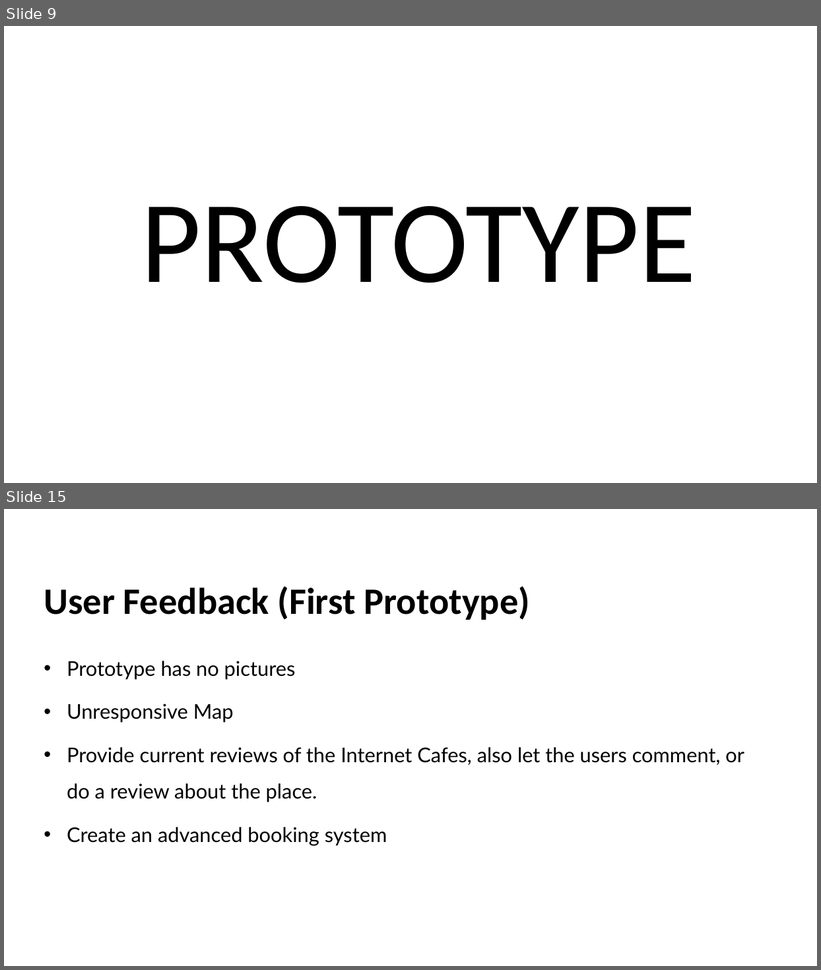
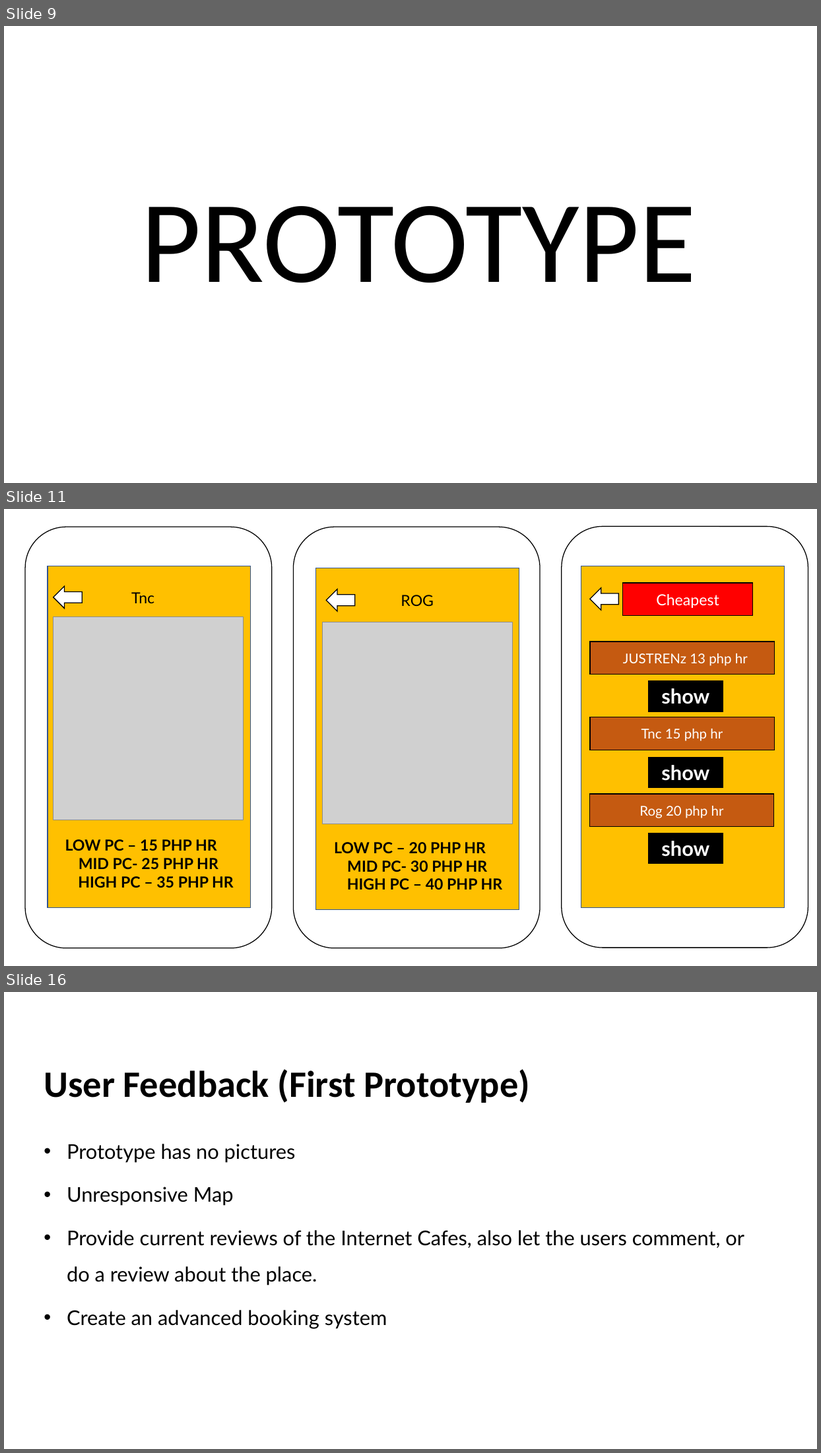
Before and after one commit to dbeler2/userdessf181-A1-dbeler2-jbermudo, a slide deck: userdes.pptx. Shown one above the other, each under a label of ours: slides 9 and 15 before the commit, slides 9, 11 and 16 after it; the slides between them are not shown. The pictures are 821x970 and 821x1453 pixels, drawn with LibreOffice and Linux fonts; fonts in the diff are those of the drawing; grey boxes stand for pictures. Boxes give left, top, right and bottom in pixels: in the first picture for what was removed or moved away, otherwise in the second. Text is boxed around its words. In the diff, an @@ line names an element or a change of style, - is before the commit and + after.

```diff
--- a/userdes.pptx
+++ b/userdes.pptx
@@ slide 11 added at bbox=[4, 509, 817, 966], background #FFFFFF @@
@@ rounded rectangle added at bbox=[25, 527, 272, 948], outline #000000 1 pt @@
@@ rounded rectangle added at bbox=[294, 527, 540, 948], outline #000000 1 pt @@
@@ rectangle added at bbox=[48, 566, 250, 908], fill #FFC000, outline #325491 1 pt @@
@@ left arrow added at bbox=[54, 586, 82, 609], fill #FFFFFF, outline #000000 1 pt @@
@@ rectangle added at bbox=[316, 568, 519, 910], fill #FFC000, outline #325491 1 pt @@
@@ text added at bbox=[131, 592, 154, 603], 18 pt, text #000000 @@
+Tnc
@@ left arrow added at bbox=[326, 589, 354, 611], fill #FFFFFF, outline #000000 1 pt @@
@@ text added at bbox=[401, 595, 434, 607], 18 pt, text #000000 @@
+ROG
@@ picture added at bbox=[53, 617, 243, 821] @@
@@ picture added at bbox=[322, 623, 513, 824] @@
@@ text added at bbox=[65, 840, 234, 889], 18 pt, text #000000, bold @@
+LOW PC – 15 PHP HR MID PC- 25 PHP HR
+HIGH PC – 35 PHP HR
@@ text added at bbox=[334, 842, 503, 890], 18 pt, text #000000, bold @@
+LOW PC – 20 PHP HR MID PC- 30 PHP HR
+HIGH PC – 40 PHP HR
@@ group added at bbox=[562, 527, 808, 948]: 8 rectangles, 1 rounded rectangle, 1 left arrow @@
+JUSTRENz 13 php hr
+Cheapest
+Tnc 15 php hr
+Rog 20 php hr
+show
+show
+show
@@ what was slide 15 is now slide 16 @@
```
Also in this commit, not shown: 4 slides changed, 2 other slides added, 2 slides removed.
